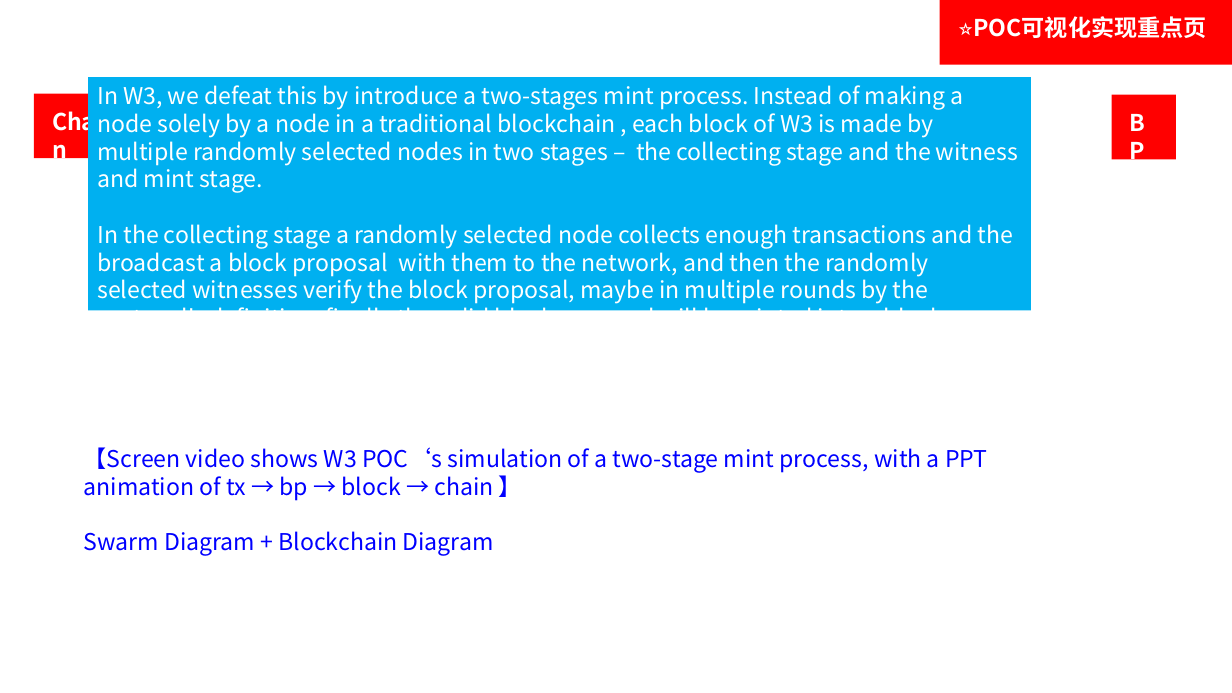
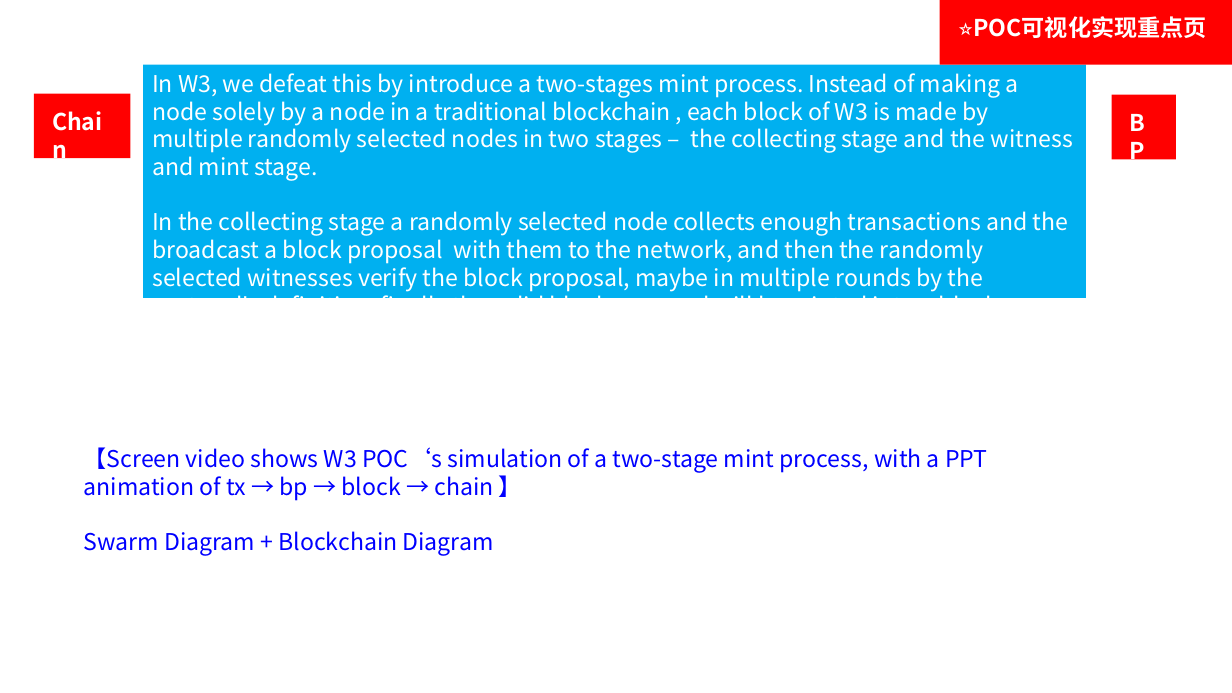
Before and after one commit to weihaopeng/W3-POC, a slide deck: slide 2 of design/designs.pptx. Drawn at 1232x693 pixels with LibreOffice and Linux fonts; fonts in the diff are those of the drawing; background and template pictures are left out. Boxes give left, top, right and bottom in pixels: in the first picture for what was removed or moved away, otherwise in the second. Text is boxed around its words. In the diff, an @@ line names an element or a change of style, - is before the commit and + after.

```diff
--- a/design/designs.pptx
+++ b/design/designs.pptx
@@ rectangle "In W3, we defeat this ...": place and size @@
-rectangle "In W3, we defeat this ..." at (89, 77, 1031, 310)
+rectangle "In W3, we defeat this ..." at (143, 65, 1086, 298)
```
Also in this commit, not shown: 1 other slide changed, 2 other files.
